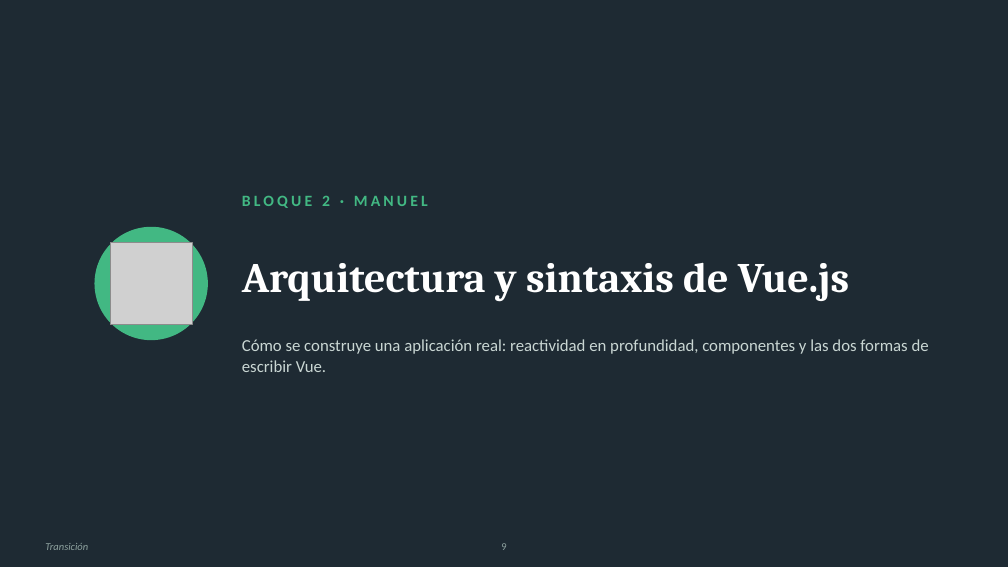
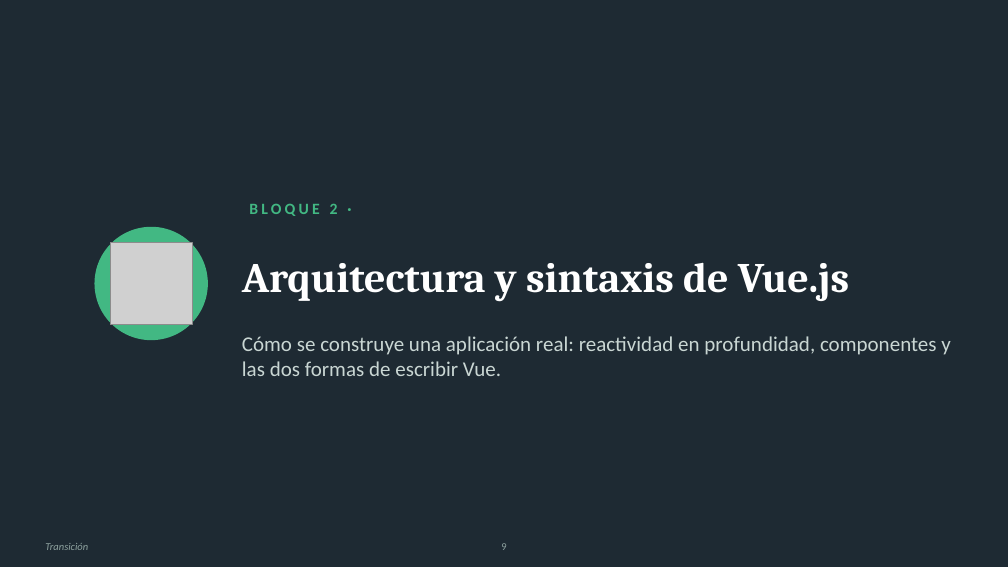
Before and after one commit to Agro-Ros-DSS-UTN/PoC, a slide deck: slide 10 of Vue_vs_React_PoC (2).pptx. Drawn at 1008x567 pixels with LibreOffice and Linux fonts; fonts in the diff are those of the drawing; grey boxes stand for pictures. Boxes give left, top, right and bottom in pixels: in the first picture for what was removed or moved away, otherwise in the second. Text is boxed around its words. In the diff, an @@ line names an element or a change of style, - is before the commit and + after.

```diff
--- a/Vue_vs_React_PoC (2).pptx
+++ b/Vue_vs_React_PoC (2).pptx
@@ text at [249,204,338,216]: text changed @@
-BLOQUE 2 · MANUEL
+BLOQUE 2 ·
@@ text "Cómo se construye una aplicación ..." at [242,336,950,376]: size 16 to 20 pt @@
```
Also in this commit, not shown: 34 other slides changed.
